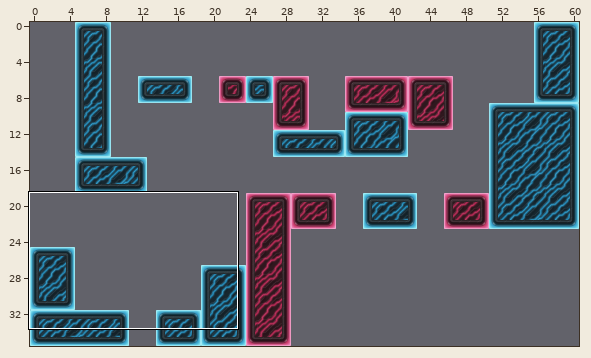
One commit to this Tiled map (JSON): assets/maps/level1.json. The picture above shows the old version from afar; the outline marks the close-up.
Close-up. First the earlier version:
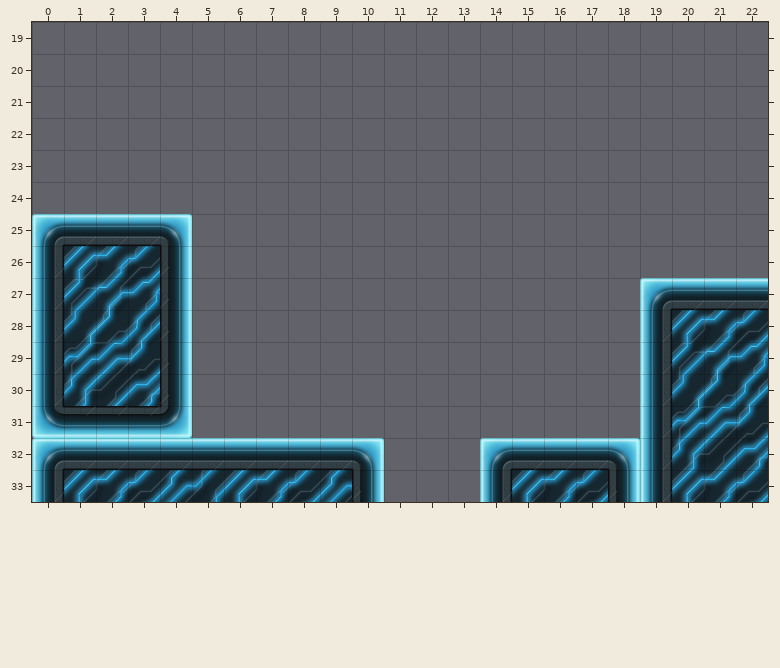
Cells are 32x32 px. Shown: x 0..22, y 19..33. The commit also changed other parts of the map, which this record leaves out.
After:
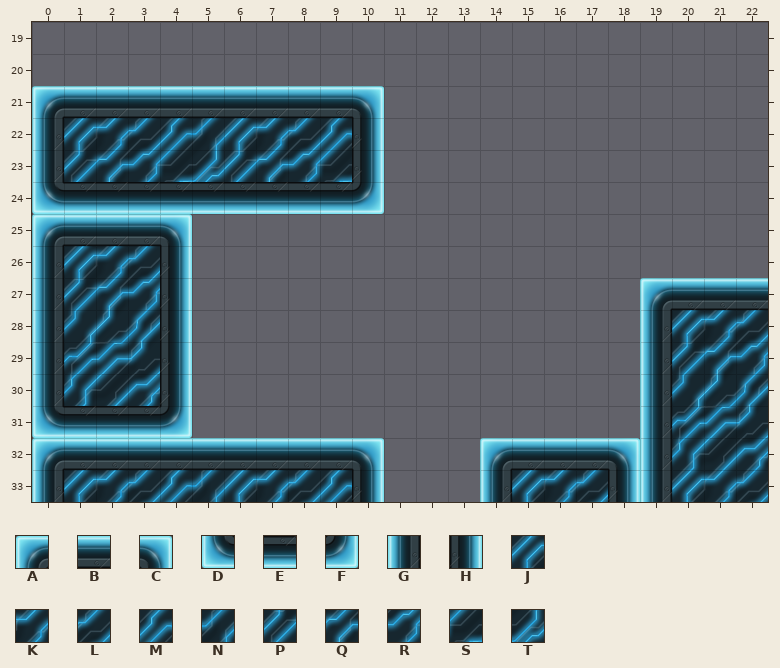
Key: from "texture32": A 0, B 1, C 2, D 3, E 4, F 5, G 6, H 7, J 8, K 9, L 10, M 11, N 12, P 13, Q 14, R 15, S 16, T 17.
_ is an empty cell, . an unchanged one.
The edit:
--- layer "solid"
@@ x 0..10 @@
-21 ___________
-22 ___________
-23 ___________
-24 ___________
+21 ABBBBBBBBBC
+22 GJKLMNJKLMH
+23 GPQRSTPQRSH
+24 DEEEEEEEEEF
Pixel boxes of the changes (left, top, right, bottom) in both close-ups:
added: (32, 86, 384, 214)
